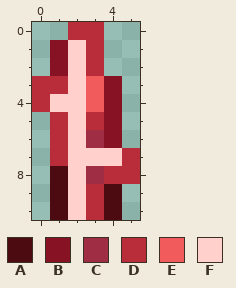
Two states of a pixel-art sprite, Content/Tiles/DynamicFixture_Glow.png. The first picture shows the starting point.
The file is 12x22 pixels, drawn in blocks of 2x2; one block is one cell here. Colours within 5 levels of each other are drawn and written as one.
Palette (. is transparent): A #4c0a11  B #871223  C #9f2d43  D #b92d3b  E #f15b5b  F #ffd0cc
The same view after the edit:
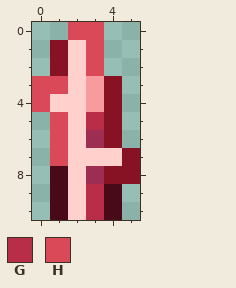
Colours new in this view: G #b82e49  H #da4957
Change:
colour A: #4c0a11 -> #480a19
colour C: #9f2d43 -> #9e2e51
colour E: #f15b5b -> #f89b9e
Changed rows in their new state; - is a pixel that keeps its letter.
first column x 0:
 0 --HH--
 1 ---H--
 2 ---H--
 3 HH----
 4 H-----
 5 -H-G--
 6 -H----
 7 -H---B
 8 ----BB
 9 ---G--
10 ---G--
Pixel boxes of the changes (left, top, right, bottom) in both pictures:
changed: (32, 22, 140, 220)
